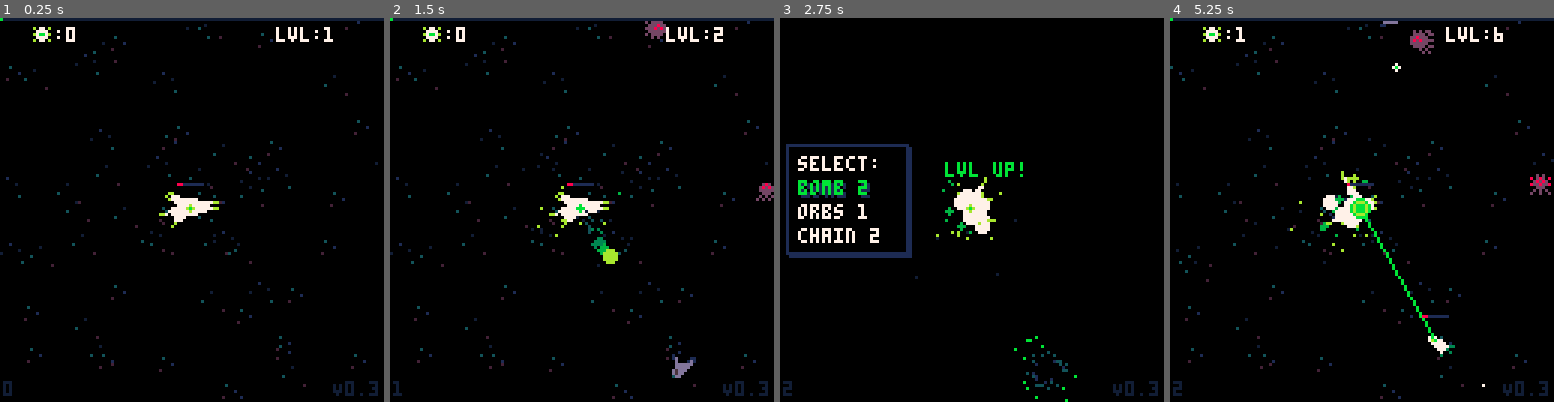
Above: before the commit, frames 1-4 (left to right).
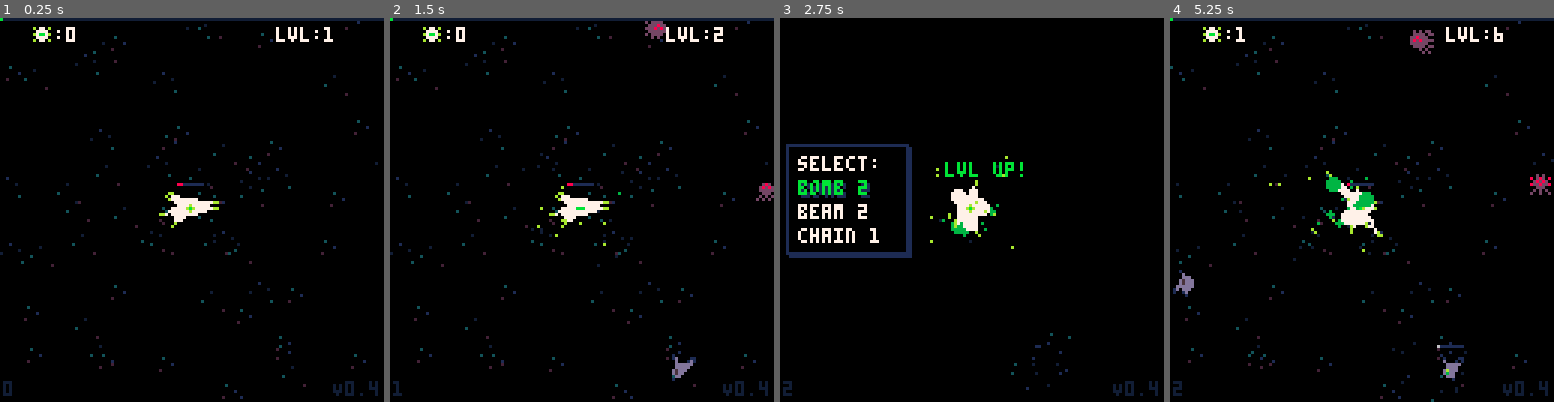
Above: after the commit, the same moments.

Repository: manyweare/heals-p8
Game: PICO-8 cartridge healers.p8
Two runs of this game, one before a commit and one after it. Both use one fixed random seed, a clock stepped at 60 frames per second and the inputs below.
Inputs:
- Up to frame 1 (0.25 s): no input
- Up to frame 2 (1.5 s): tap X (X key) at 0.33, 1.07 s; tap O (Z key) at 0.7 s
- Up to frame 3 (2.75 s): hold Right 1.6-2.1 s; tap O (Z key) at 1.7, 2.1, 2.5 s; tap X (X key) at 1.85 s; hold Up 2.15-2.42 s; hold Right from 2.47 s (still down)
- Up to frame 4 (5.25 s): tap O (Z key) every 0.4 s from 2.9 to 4.9 s; tap X (X key) at 2.97, 4.08, 5.2 s; release Right at 3.03 s; hold Left 3.08-3.58 s; hold Down 3.63-3.97 s; hold Right 4.02-4.68 s; hold Up 4.73-5.03 s; hold Left from 5.08 s (still down)

The runs differ from the first frame. In frame 1, less than 0.1% of the frame differs, in the area x 96-98%, y 94-99%; in frame 2, 0.4%; in frame 3, 1.3%; in frame 4, 2.4%, in the area x 0-98%, y 0-100%.

Commit message:
Refactored heals.lua
- token saving tweaks in many places
- fixed spawning units being healable
- improved orb and proj heal animations
- added stats to game over screen (STILL TEMP)

Diff:
--- a/bullets.lua
+++ b/bullets.lua
@@ -2,20 +2,12 @@
 
 bullets = {}
 
-bullet = object:new({
-    x = 0,
-    y = 0,
-    ix = 0,
-    iy = 0,
-    tx = 0,
-    ty = 0,
-    r = 4,
-    spd = 1,
-    frame = 1,
-    lifetime = 150,
-    tgl = false,
-    friendly = false
-})
+bullet = object:new()
+quickset(
+    bullet,
+    "x,y,ix,iy,tx,ty,r,spd,frame,lifetime,tgl,friendly",
+    "0,0,0,0,0,0,4,1,1,150,false,false"
+)
 
 function update_bullets()
     for b in all(bullets) do
@@ -30,37 +22,35 @@
 end
 
 function bullet:update()
-    self.frame += 1
-    --caching for token saving
-    local tgtm = self.tgt
+    local _ENV = self
+    frame += 1
     --enemies move as player moves for scrolling map
     --so we calculate the difference between initial pos
     --and current pos to maintain direction of shot
-    local diff_x, diff_y = self.ix - self.x, self.iy - self.x
-    local dir = get_dir(self.tx, self.ty, self.ix, self.iy)
-    self.dx, self.dy = cos(dir), sin(dir)
-    self.x -= self.dx * self.spd
-    self.y -= self.dy * self.spd
-    self.spd += .1
+    local dir = get_dir(tx, ty, ix, iy)
+    dx, dy = cos(dir), sin(dir)
+    x -= dx * spd
+    y -= dy * spd
+    spd += .1
     sync_pos(self)
-    if self.frame > self.lifetime then
+    if frame > lifetime then
         self:die()
     end
-    if self.friendly then
+    if friendly then
         for en in all(enemies) do
             if col(self, vector(en.x, en.y), 6) then
-                en:take_dmg(self.dmg)
+                en:take_dmg(dmg)
                 self:die()
             end
         end
     else
-        if col(self, vector(p.x, p.y), 8) then
-            p:take_dmg(self.dmg)
+        if col(self, vector(px, py), 8) then
+            p:take_dmg(dmg)
             self:die()
         else
             for e in all(entities) do
                 if col(self, vector(e.x, e.y), 6) then
-                    e:take_dmg(self.dmg)
+                    e:take_dmg(dmg)
                     self:die()
                 end
             end
@@ -69,17 +59,10 @@
 end
 
 function bullet:draw()
-    local c, x, y = 8, self.x, self.y
-    if (self.friendly) c = 10
-    -- if (self.frame % 3 == 0) self.tgl = not self.tgl
-    -- circfill(x, y, 1, c)
-    line(x, y, x + self.dx * self.spd, y + self.dy * self.spd, c)
-    -- pset(x, y, 7)
-    -- if self.tgl then
-    --     pset(x, y, 7)
-    --     -- circfill(x, y, 2, 1)
-    --     -- circfill(x, y, 1, 7)
-    -- end
+    local _ENV = self
+    local c = 8
+    if (friendly) c = 10
+    line(x, y, x + dx * spd, y + dy * spd, c)
 end
 
 function bullet:die()
--- a/entities.lua
+++ b/entities.lua
@@ -5,8 +5,7 @@
 --entity class--
 entity = unit:new({
 	live_counter = live_es_c,
-	dead_counter = dead_es_c,
-	tentacles = {}
+	dead_counter = dead_es_c
 })
 quickset(
 	entity,
--- a/heals.lua
+++ b/heals.lua
@@ -4,107 +4,95 @@
 base_hrange, hrange = 36, 36
 
 -- heal class
-heal = object:new({ lvl = 1, lt = 12, heal_sfx = 4 })
+heal = object:new()
+quickset(heal, "lvl,lt,tmr,clrs,heal_sfx", "1,12,0,{9|11|10|3},4")
+
+-- sub-classes --
+
+-- BEAM --
+beam = heal:new({
+	range = hrange,
+	src = p,
+	new_heal = function() new_beam_heal() end,
+	draw = function(self) self:d_beam_heal() end
+})
+quickset(beam, "type,name,pwr,freq", "beam,beam,1,15")
+
+-- CHAIN --
+chain = heal:new({
+	range = hrange * 1.5,
+	new_heal = function() new_chain_heal() end,
+	draw = function(self) self:d_chain_heal() end
+})
+quickset(chain, "type,name,pwr,freq,clrs,src,num_chains", "chain,chain,1,30,{11|10|3|15},{},3")
+
+-- AURA --
+aoe = heal:new({
+	range = hrange,
+	new_heal = function() new_aoe_heal() end
+})
+quickset(aoe, "type,name,pwr,freq,clrs", "aoe,aura,.25,30,{10|3|15}")
+
+-- BOMB --
+proj = heal:new({
+	range = min(hrange * 1.5, 86),
+	new_heal = function() new_proj_heal() end,
+	draw = function(self) self:d_proj_heal() end
+})
+quickset(proj, "type,name,pwr,freq,spd,spr,lt,range,burst_range", "projectile,bomb,3,90,.2,53,90,128,24")
+
+-- ORBS --
+orb = heal:new({
+	range = min(hrange, 128) / 10,
+	new_heal = function() new_orb_heal() end,
+	draw = function(self) self:d_orb_heal() end
+})
+quickset(orb, "type,name,pwr,freq,spd,lt,burst_range,orb_index,size", "orb,orbs,2,90,.33,600,16,1,1")
 
 function init_heals()
+	-- player abilities
+	all_heals = { beam, aoe, proj, chain, orb }
+	curr_heals = { beam }
+
 	--current heals in the queue
 	heals = {}
-	--heals color palette
-	hclrs = split("9, 11, 10, 3")
+
 	--eye orb glow lt
 	cast_lt = 12
-	--keep track of orb heals
+	--orb heals
 	h_orbs, max_h_orbs = 0, 3
-
-	--sub-classes
-
-	-- BEAM --
-	beam = heal:new({
-		range = hrange,
-		clrs = hclrs,
-		src = p,
-		func = new_beam_heal
-	})
-	quickset(
-		beam,
-		"type,name,pwr,freq,spd,tmr",
-		"beam,beam,1,15,15,1"
-	)
-
-	-- CHAIN --
-	chain = heal:new({
-		range = hrange * 1.5,
-		clrs = split("11, 10, 3, 15"),
-		src = {},
-		func = new_chain_heal
-	})
-	quickset(
-		chain,
-		"type,name,pwr,freq,tmr,spd,num_chains",
-		"chain,chain,1,30,30,1,3"
-	)
-
-	-- AURA --
-	aoe = heal:new({
-		range = hrange,
-		clrs = split("10, 3, 15"),
-		func = new_aoe_heal
-	})
-	quickset(
-		aoe,
-		"type,name,pwr,freq,tmr,spd",
-		"aoe,aura,.25,30,30,1"
-	)
-
-	-- BOMB --
-	proj = heal:new({
-		range = min(hrange * 2, 72),
-		clrs = hclrs,
-		func = new_proj_heal
-	})
-	quickset(
-		proj,
-		"type,name,pwr,freq,tmr,spd,spr,hitrange",
-		"projectile,bomb,3,60,60,.5,53,20"
-	)
-
-	-- ORBS --
-	orb = heal:new({
-		range = min(hrange, 128) / 10,
-		clrs = hclrs,
-		func = new_orb_heal
-	})
-	quickset(
-		orb,
-		"type,name,pwr,freq,tmr,spd,hitrange,orb_index,size",
-		"orb,orbs,2,90,90,.33,16,1,1"
-	)
-
-	-- player abilities
-	all_heals = { beam, aoe, proj, chain, orb }
-	curr_heals = { chain }
 end
 
 function update_heals()
-	update_h_timers()
-	animate_heals()
-end
-
--- updates timer and check ellapsed
--- if ellapsed, fire off a heal
-function update_h_timers()
+	-- update timer and check ellapsed
+	-- if ellapsed, fire off a heal
 	for h in all(curr_heals) do
 		h.tmr += 1
 		if h.tmr >= h.freq then
 			h.tmr = 0
-			h.func()
-		end
-	end
+			h.new_heal()
+		end
+	end
+	for h in all(heals) do
+		h:animate()
+	end
+end
+
+function draw_heals()
+	for i, h in pairs(heals) do
+		if (h.type != "aoe") then
+			d_cast_fx()
+			h:draw()
+		end
+	end
+	--out of for loop because it isn't drawn
+	--when heals are fired, but constantly
+	if (count(curr_heals, aoe) == 1) aoe_fx(px, py, aoe.range, aoe.clrs)
 end
 
 function new_beam_heal()
 	-- must find a closest hurt entity
-	local c = closest_hurt(p, entities, spawning_es)
+	local c = closest_hurt(p, entities)
 	if not is_empty(c) and is_in_range(p, c, beam.range) then
 		local h = beam:new({
 			tgt = c,
@@ -112,7 +100,8 @@
 			y = py,
 			tx = c.x,
 			ty = c.y,
-			pwr = beam.pwr
+			pwr = beam.pwr,
+			tmr = beam.freq
 		})
 		add(heals, h)
 		h:fire_heal()
@@ -122,13 +111,13 @@
 
 function new_chain_heal()
 	local range, pwr = chain.range, chain.pwr
-	--source starts with player and changes from chain to chain
+	--source starts with player, changes chain to chain
 	local _src, _tgt, chains = p, {}, {}
-	--table to hold subset of entities minus last heal target
-	local _entities = cat(entities, spawning_es)
+	--subset of entities minus last heal target
+	local _entities = cat(_entities, entities)
 	--create all heals in the chain
 	for i = 1, chain.num_chains do
-		_tgt = closest_hurt(_src, _entities)
+		_tgt = closest_hurt(_src, entities)
 		if not is_empty(_tgt) and is_in_range(_src, _tgt, max(16, range)) then
 			local h = chain:new({
 				src = _src,
@@ -137,7 +126,8 @@
 				y = _src.y,
 				tx = _tgt.x,
 				ty = _tgt.y,
-				pwr = pwr
+				pwr = pwr,
+				tmr = beam.freq
 			})
 			add(chains, h)
 			del(_entities, _tgt)
@@ -167,7 +157,8 @@
 				y = py,
 				tx = e.x,
 				ty = e.y,
-				pwr = aoe.pwr
+				pwr = aoe.pwr,
+				tmr = beam.freq
 			})
 			add(heals, h)
 			h:fire_heal()
@@ -176,19 +167,22 @@
 end
 
 function new_proj_heal()
-	-- must find hurt entity
-	local t = all_hurt(entities, spawning_es)
-	local r = rnd(t)
-	if not is_empty(r) and is_in_range(p, r, proj.range) then
+	--fires at most hurt entity or random if none found
+	local _tgt = most_hurt(entities, spawning_es)
+	if is_empty(_tgt) then
+		local _t = cat(entities, spawning_es)
+		_tgt = rnd(_t)
+	end
+	if not is_empty(_tgt) and is_in_range(p, _tgt, proj.range) then
 		local h = proj:new({
-			tgt = r,
+			tgt = _tgt,
 			x = px,
 			y = py,
-			tx = r.x,
-			ty = r.y,
+			tx = _tgt.x,
+			ty = _tgt.y,
 			pwr = proj.pwr,
 			spd = proj.spd,
-			lt = 60
+			tmr = proj.freq
 		})
 		add(heals, h)
 		cast_glow()
@@ -204,8 +198,8 @@
 		y = py,
 		pwr = orb.pwr,
 		spd = orb.spd,
-		lt = 600,
-		orb_index = rnd(max_h_orbs) + 1
+		orb_index = rnd(max_h_orbs) + 1,
+		tmr = orb.freq
 	})
 	add(heals, h)
 	cast_glow()
@@ -215,18 +209,16 @@
 	local _ENV = self
 	tgt:heal(pwr)
 	heal_fx(tx, ty)
-	if (type != "aoe") then
-		sfx(heal_sfx)
-	end
+	if (type != "aoe") sfx(heal_sfx)
 end
 
 function heal:burst_heal(t)
 	local _ENV = self
 	t = t or all_hurt(entities)
-	explode(x, y, hitrange, clrs, 1)
+	explode(x, y, burst_range, clrs, 1)
 	sfx(sfxt.explode)
 	for e in all(t) do
-		if is_in_range(self, e, hitrange) then
+		if is_in_range(self, e, burst_range) then
 			tgt, tx, ty = e, e.x, e.y
 			self:fire_heal()
 		end
@@ -234,39 +226,20 @@
 	del(heals, self)
 end
 
-function draw_heals()
-	for i, h in pairs(heals) do
-		-- eye orb glow for all but aoe
-		if (h.type != "aoe") then d_cast_fx() end
-		if h.type == "beam" then
-			h:d_beam_heal()
-		elseif h.type == "chain" then
-			h:d_chain_heal()
-		elseif h.type == "projectile" then
-			h:d_proj_heal()
-		elseif h.type == "orb" then
-			h:d_orb_heal()
-		end
-	end
-	--out of for loop because it isn't drawn
-	--when heals are fired, but constantly
-	if (count(curr_heals, aoe) == 1) d_aoe_heal()
-end
-
-function animate_heals()
-	for h in all(heals) do
-		h:animate()
-	end
-end
-
 function heal:animate()
 	local _ENV = self
 	if type == "projectile" then
+		-- local dir = get_dir(tx, ty, x, y)
+		-- dx, dy = cos(dir), sin(dir)
+		-- x -= dx * spd
+		-- y -= dy * spd
 		local dir = get_dir(x, y, tx, ty)
 		local dx, dy = cos(dir), sin(dir)
 		x += dx * spd
 		y += dy * spd
-		spd += .2
+		spd *= 1.05
+		tx += psx
+		ty += psy
 		if (col(self, vector(tx, ty), 4)) self:burst_heal()
 	elseif type == "orb" then
 		local d = orb_index / _G.max_h_orbs
@@ -277,17 +250,15 @@
 		local t = all_hurt(_G.entities)
 		for e in all(t) do
 			if col(self, e, 8) then
-				self:burst_heal()
+				self:burst_heal(t)
 				_G.h_orbs -= 1
 			end
 		end
 	end
 	lt -= 1
 	if lt < 0 then
-		if type == "orb" then
-			_G.h_orbs -= 1
-		end
 		del(_G.heals, self)
+		if (type == "orb") _G.h_orbs -= 1
 	end
 end
 
@@ -300,10 +271,10 @@
 	local eyex = px
 	if (p.flipx) eyex -= 1
 	if (cast_lt > 10) then
-		circfill(eyex, py, 3, _G.hclrs[2])
-		circ(eyex, py, 2, hclrs[1])
+		circfill(eyex, py, 3, heal.clrs[2])
+		circ(eyex, py, 2, heal.clrs[1])
 	elseif (cast_lt > 6) then
-		circfill(eyex, py, 1, _G.hclrs[2])
+		circfill(eyex, py, 1, heal.clrs[2])
 	end
 	cast_lt -= 1
 end
@@ -324,21 +295,16 @@
 	self:d_beam_heal()
 end
 
-function d_aoe_heal()
-	aoe_fx(px, py, aoe.range, aoe.clrs)
-end
-
 function heal:d_proj_heal()
 	local _ENV = self
-	sync_screen_pos(x, y)
-	sync_screen_pos(tx, ty)
-	circfill(x, y, 2, _G.hclrs[1])
+	sync_pos(self)
+	circfill(x, y, 2, clrs[1])
 	proj_fx(x, y)
 end
 
 function heal:d_orb_heal(h)
 	local _ENV = self
 	sync_pos(self)
-	circfill(x, y, size, _G.hclrs[1])
+	circfill(x, y, size, clrs[1])
 	orb_fx(x, y)
 end
--- a/main.lua
+++ b/main.lua
@@ -38,7 +38,7 @@
 -- active abilities? rez, tranq, ?
 
 function _init()
-	version = "V0.3"
+	version = "V0.4"
 	-- map coords
 	map_x, map_y = 0, 0
 	--total playtime
--- a/manager.lua
+++ b/manager.lua
@@ -4,13 +4,11 @@
 live_es_c, spawning_es_c, dead_es_c, healed_es_c = 0, 0, 0, 0
 --enemy counters
 live_ens_c, spawning_ens_c, dead_ens_c, en_wave_c = 0, 0, 0, 0
-
-xpmax, xpmod = 5, 1
-boss_is_active = false
+--
+xpmax, xpmod, boss_is_active = 5, 1, false
 
 function init_manager()
 	lvlup_options = {}
-	boss_is_active = false
 end
 
 function resume_game()
@@ -53,8 +51,7 @@
 function spawn_ens(class, num)
 	num = num or 1
 	for i = 1, num do
-		local e = {}
-		local pos = rand_in_circle(px, py, 64)
+		local e, pos = {}, rand_in_circle(px, py, 64)
 		if class == "s" then
 			e = en_small:new(pos)
 		elseif class == "m" then
@@ -125,15 +122,10 @@
 	if (h.type == "aoe") h.range = min(h.range + 2, 72)
 end
 
-function object:level_up()
-	self.hpmax = round(level_up_stat(10, p.lvl, self.hpmax))
-	self.dmg = max(self.base_dmg, level_up_stat(5, p.lvl, self.base_dmg) / 3)
-end
-
 function lvlup()
 	sfx(-1)
 	sfx(sfxt.lvlup)
-	lvlanim = 1
+	lvlup_f = 1
 	p.lvl += 1
 	p.hpmax = round(level_up_stat(10, p.lvl, p.hpmax))
 	xpmax = round(level_up_stat(10, p.lvl, xpmax))
@@ -181,6 +173,11 @@
 end
 
 function draw_gameover_screen()
-	print("you died!", uix + 4, uiy + 46, 8)
+	print("you died...", uix + 4, uiy + 46, 8)
 	print("press ❎ to restart", uix + 4, uiy + 54, 7)
+	line(uix + 4, uiy + 63, uix + 120, uiy + 63, 1)
+	print("level:" .. tostr(p.lvl), uix + 4, uiy + 70, 13)
+	print("time:" .. tostr(round(playtime / 60)) .. "s")
+	print("healed:" .. tostr(healed_es_c))
+	-- print("units perished: " .. tostr(dead_es_c))
 end
--- a/object.lua
+++ b/object.lua
@@ -83,7 +83,7 @@
 
 function unit:update_spawning()
 	local _ENV = self
-	--blink
+	--blink when spawning
 	if frame < 45 then
 		self:tgl_anim(5, ss[2], 1)
 		if (frame % 5 < 2.5) then
@@ -112,6 +112,7 @@
 function unit:update_dead()
 	local _ENV = self
 	sprite = ss[1]
+	--clear from memory
 	if frame > 300 then
 		if name == "entity" then
 			del(_G.dead_es, self)
@@ -203,6 +204,12 @@
 	live_counter = max(0, live_counter - 1)
 end
 
+function unit:level_up()
+	local _ENV = self
+	hpmax = round(level_up_stat(10, _G.p.lvl, hpmax))
+	dmg = max(base_dmg, level_up_stat(5, _G.p.lvl, base_dmg) / 3)
+end
+
 --agent functions
 --adapted from Daniel Shiffman's Nature of Code
 agent = object:new({
--- a/player.lua
+++ b/player.lua
@@ -2,22 +2,17 @@
 
 --init input tables
 input_last, inputs, input_data, wasd = {}, {}, {}, split("4,7,26,22,0,40")
---perennial player position
-px, py = 63, 63
---screen pos change used for scrolling map
-psx, psy = 0, 0
+--perennial player position and pscreenx position change
+px, py, psx, psy = 63, 63, 0, 0
 
 -- player class
-p = object:new({
-	ss = split("16, 17"),
-	tentacles = {}
-})
+p = object:new()
 
 function init_player()
 	quickset(
 		p,
-		"lvl,curxp,totalxp,inv_f,inv_c,hp,hpmax,regen,regen_spd,x,y,dx,dy,w,h,r,spd,maxspd,sprite,frame,animspd,flipx,flipy",
-		"1,0,0,30,0,1,5,.5,30,63,63,0,0,8,8,8,1,1,16,0,5,false,false"
+		"lvl,curxp,totalxp,inv_f,inv_c,hp,hpmax,regen,regenspd,x,y,dx,dy,w,h,spd,sprite,ss,frame,animspd,flipx,flipy",
+		"1,0,0,30,0,1,5,.5,30,63,63,0,0,8,8,1,16,{16|17},0,5,false,false"
 	)
 	--create_tentacles(n, sx, sy, r1, r2, l, c)
 	p.tentacles = create_tentacles(8, 63, 63, 2.2, 1, 7, split("7, 7, 7, 9"))
@@ -48,7 +43,7 @@
 		end
 	end
 	--regen
-	if _G.playtime % regen_spd == 0 then
+	if _G.playtime % regenspd == 0 then
 		hp = min(hp + regen, hpmax)
 	end
 	update_tentacles(self)
--- a/ui.lua
+++ b/ui.lua
@@ -9,18 +9,8 @@
 
 function init_ui()
 	uix, uiy, uih, uiw = 0, 0, 8, 127
-	uixp = 0
-	uispr = { 5, 6 }
-	--current ui selection
-	sel = 1
-	--lvl anim frame counter
-	lvlanim = 0
-	--lvl anim tgl var
-	lvlanim_tgl = true
-	--lvl anim clr
-	lvlup_clr = 7
-	--ui frame for anims
-	uif = 1
+	uif, uisel, uixp, uispr = 1, 1, 0, { 5, 6 }
+	lvlup_f, lvlup_clr, lvlup_tgl = 0, 7, true
 end
 
 function update_ui()
@@ -31,21 +21,21 @@
 end
 
 function update_lvlup()
-	if (lvlanim > 0) lvlanim += 1
-	if (lvlanim > 30) lvlanim = 0
+	if (lvlup_f > 0) lvlup_f += 1
+	if (lvlup_f > 30) lvlup_f = 0
 	--up
-	if (btnp(2)) sel = max(sel - 1, 1)
+	if (btnp(2)) uisel = max(uisel - 1, 1)
 	--down
-	if (btnp(3)) sel = min(sel + 1, 3)
+	if (btnp(3)) uisel = min(uisel + 1, 3)
 	--x
 	if btn(5) then
 		if not is_empty(lvlup_options) then
 			--if heal already acquired, increase lvl
 			--otherwise add it to currrent heals
-			if count(curr_heals, lvlup_options[sel]) > 0 then
-				heal_upgrade(lvlup_options[sel])
+			if count(curr_heals, lvlup_options[uisel]) > 0 then
+				heal_upgrade(lvlup_options[uisel])
 			else
-				add(curr_heals, lvlup_options[sel])
+				add(curr_heals, lvlup_options[uisel])
 			end
 		end
 		resume_game()
@@ -59,47 +49,31 @@
 end
 
 function draw_hud()
-	--bg
-	-- rectfill(uix, uiy, uix + uiw, uiy + uih, 2)
 	--current live entities
 	spr(uispr[2], uix + 10, uiy + 1)
 	print(":" .. tostr(#entities), uix + 18, uiy + 3, 7)
-	--current live enemies
-	-- spr(uispr[1], uix + 33, uiy + 1)
-	-- print(":" .. tostr(live_ens), uix + 41, uiy + 3, 7)
 	--text
 	print("lvl:" .. tostr(p.lvl), uix + 92, uiy + 3, 7)
-	-- print("xp:" .. tostr(p.curxp) .. "/" .. tostr(xpmax), uix + 90, uiy + 3, 7)
 	d_xp_bar()
 	d_hp_bar(p)
 	for e in all(entities) do
 		d_hp_bar(e)
-		d_offscreen_marker(e.x, e.y, 8)
+		d_offscreen_marker(e.x, e.y, 4)
 	end
 	for e in all(spawning_es) do
 		d_hp_bar(e)
-		d_offscreen_marker(e.x, e.y, 8)
+		d_offscreen_marker(e.x, e.y, 4)
 	end
-	-- print("ls:" .. tostr(round(level_up_stat(10, p.lvl, xpmax))), uix + 25, uiy + 121, 11)
-	-- print("en:" .. tostr(#enemies), uix + 50, uiy + 121, 8)
-	-- print("hp:" .. tostr(p.hpmax), uix + 75, uiy + 121, 7)
-	-- print("w:" .. tostr(en_wave_c), uix + 100, uiy + 121, 13)
-	-- if not is_empty(entities) then
-	-- 	printh("entity: " .. tostr(entities[1].dmg) .. " / " .. tostr(entities[1].hpmax), "log.p8l", true)
-	-- end
-	-- if not is_empty(enemies) then
-	-- 	printh("enemy: " .. tostr(enemies[1].dmg) .. " / " .. tostr(enemies[1].hpmax), "log.p8l", true)
-	-- end
 	line()
 end
 
 function draw_lvlup()
-	if lvlanim > 0 then
+	if lvlup_f > 0 then
 		lvlup_fx()
 		lvlup_clr = 7
-		if lvlanim_tgl then lvlup_clr = 11 end
-		print("lvl up!", px - 8, py - 5 - (lvlanim / 2), lvlup_clr)
-		if (lvlanim % 3 == 0) lvlanim_tgl = not lvlanim_tgl
+		if lvlup_tgl then lvlup_clr = 11 end
+		print("lvl up!", px - 8, py - 5 - (lvlup_f / 2), lvlup_clr)
+		if (lvlup_f % 3 == 0) lvlup_tgl = not lvlup_tgl
 	end
 	--bg
 	local bgclr, bgx, bgy, bgw, bgh = 1, uix + 2, uiy + 42, uix + 42, uiy + 78
@@ -115,7 +89,7 @@
 		if count(curr_heals, lvlup_options[i]) > 0 then
 			lvl = lvlup_options[i].lvl + 1
 		end
-		if (i == sel) then
+		if (i == uisel) then
 			clr = 11
 			print(
 				lvlup_options[i].name .. " " .. tostr(lvl),
@@ -148,7 +122,6 @@
 		clr = 7
 	end
 	line(x - 4, y - 8, x + _hp - 4, y - 8, clr)
-	-- print(hpmax, x, y - 15, 7)
 end
 
 --p=padding
--- a/utils.lua
+++ b/utils.lua
@@ -78,7 +78,7 @@
 	return f
 end
 
---by @magic_chopstick
+--by @magic_chopstick (https://www.lexaloffle.com/bbs/?tid=151352)
 function quickset(obj, keys, vals)
 	local v, k = split(vals), split(keys)
 	-- remove/comment out below before publication
@@ -98,7 +98,6 @@
 	end
 end
 
---from bbs (TODO: find op and credit)
 function is_empty(t)
 	for _, _ in pairs(t) do
 		return false
@@ -106,33 +105,7 @@
 	return true
 end
 
--- function for calculating
--- exponents to a higher degree of
--- accuracy than using the ^ operator.
--- created by samhocevar.
--- https://www.lexaloffle.com/bbs/?tid=27864
--- @param x number to apply exponent to.
--- @param a exponent to apply.
--- @return the result of the calculation.
--- function pow(x, a)
--- 	if (a == 0) return 1
--- 	if (a < 0) x, a = 1 / x, -a
--- 	local ret, a0, xn = 1, flr(a), x
--- 	a -= a0
--- 	while a0 >= 1 do
--- 		if (a0 % 2 >= 1) ret *= xn xn, a0 = xn * xn, shr(a0, 1)
--- 	end
--- 	while a > 0 do
--- 		while a < 1 do
--- 			x, a = sqrt(x), a + a
--- 		end
--- 		ret, a = ret * x, a - 1
--- 	end
--- 	return ret
--- end
-
---ease library by:
---https://www.lexaloffle.com/bbs/?tid=40577
+--ease library by (https://www.lexaloffle.com/bbs/?tid=40577)
 function lerp(a, b, t)
 	return a + (b - a) * t
 end
@@ -194,8 +167,7 @@
 	return (x * x + y * y) < r * r
 end
 
---adapted from musurca
---https://www.lexaloffle.com/bbs/?tid=36059
+--adapted from @musurca (https://www.lexaloffle.com/bbs/?tid=36059)
 function approx_dist(x1, y1, x2, y2)
 	local dx, dy = abs(x2 - x1), abs(y2 - y1)
 	local maskx, masky = dx >> 31, dy >> 31
@@ -244,11 +216,24 @@
 end
 
 function is_hurt(e)
-	return (e.hp > 0) and (e.hp < e.hpmax)
+	return e.hp > 0 and e.hp < e.hpmax
 end
 
 function closest_hurt(e, ...)
 	return find_closest(e, all_hurt(...))
+end
+
+function most_hurt(...)
+	local m, lowhp = {}, 32767
+	for k, v in pairs({ ... }) do
+		for e in all(v) do
+			if is_hurt(e) and e.hp < lowhp then
+				m = e
+				lowhp = e.hp
+			end
+		end
+	end
+	return m
 end
 
 function all_hurt(...)
@@ -263,7 +248,7 @@
 
 function rand_in_circle(x, y, r)
 	local theta = rnd() * 2 * pi
-	local rx = x + r * cos(theta)
+	local rx, ry = x + r * cos(theta)
 	local ry = y + r * sin(theta)
 	return { x = rx, y = ry }
 end
Not shown, changed: log.p8l
